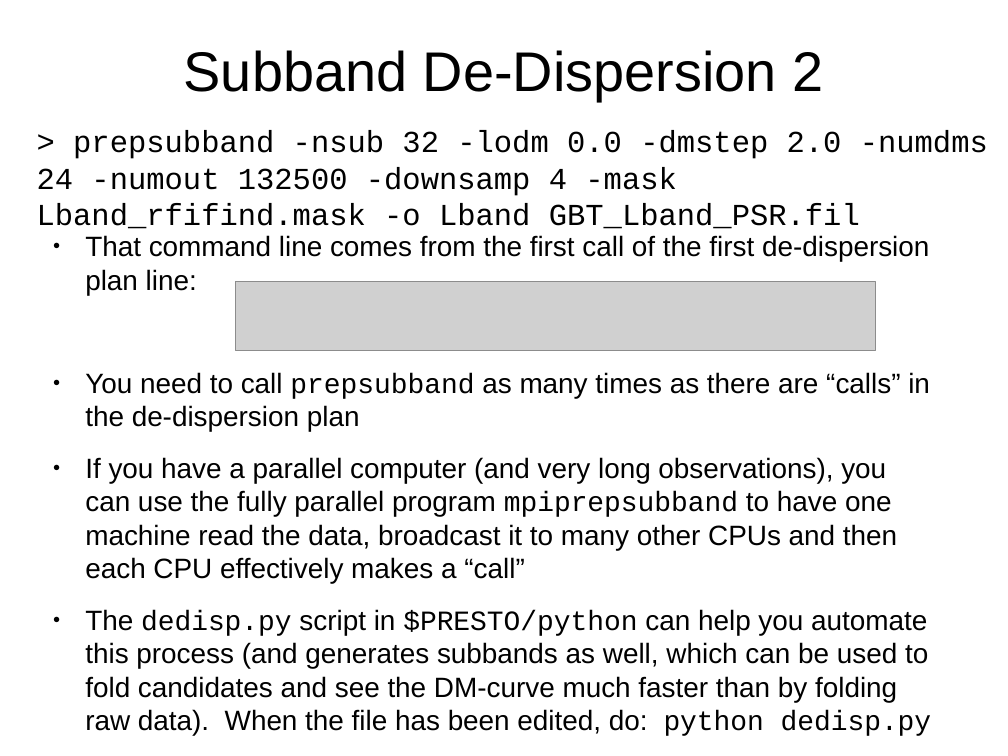
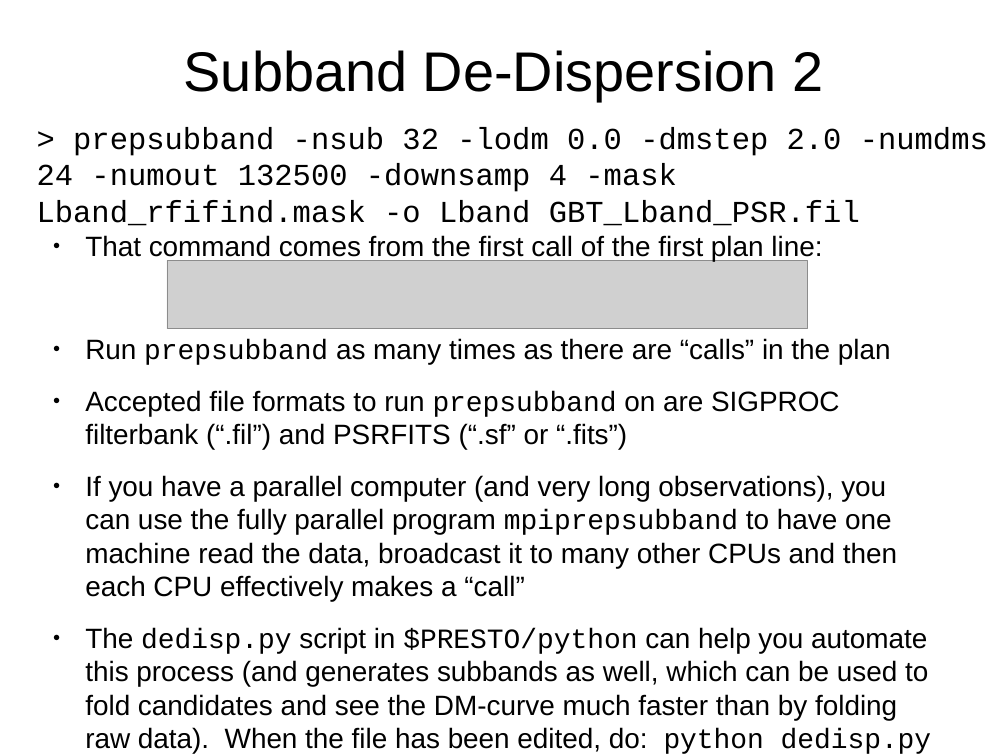
Before and after one commit to scottransom/presto, a slide deck: slide 19 of docs/PRESTO_search_tutorial.odp (slide 18 before the commit). Drawn at 1008x756 pixels with LibreOffice and Linux fonts; fonts in the diff are those of the drawing; grey boxes stand for pictures. Boxes give left, top, right and bottom in pixels: in the first picture for what was removed or moved away, otherwise in the second. Text is boxed around its words. In the diff, an @@ line names an element or a change of style, - is before the commit and + after.

```diff
--- a/docs/PRESTO_search_tutorial.odp
+++ b/docs/PRESTO_search_tutorial.odp
@@ text at (85,235,891,449): text changed @@
-● That command line comes from the first call of the first de-dispersion plan line:
-● You need to call prepsubband as many times as there are “calls” in the de-dispersion plan
+● That command comes from the first call of the first plan line:
+● Run prepsubband as many times as there are “calls” in the plan
+● Accepted file formats to run prepsubband on are SIGPROC filterbank (“.fil”) and PSRFITS (“.sf” or “.fits”)
@@ picture: place and size @@
-picture at (235,282,875,350)
+picture at (167,261,808,329)
```
Also in this commit, not shown: 13 other slides changed, 2 slides added, 1 slide removed, 1 other file.
